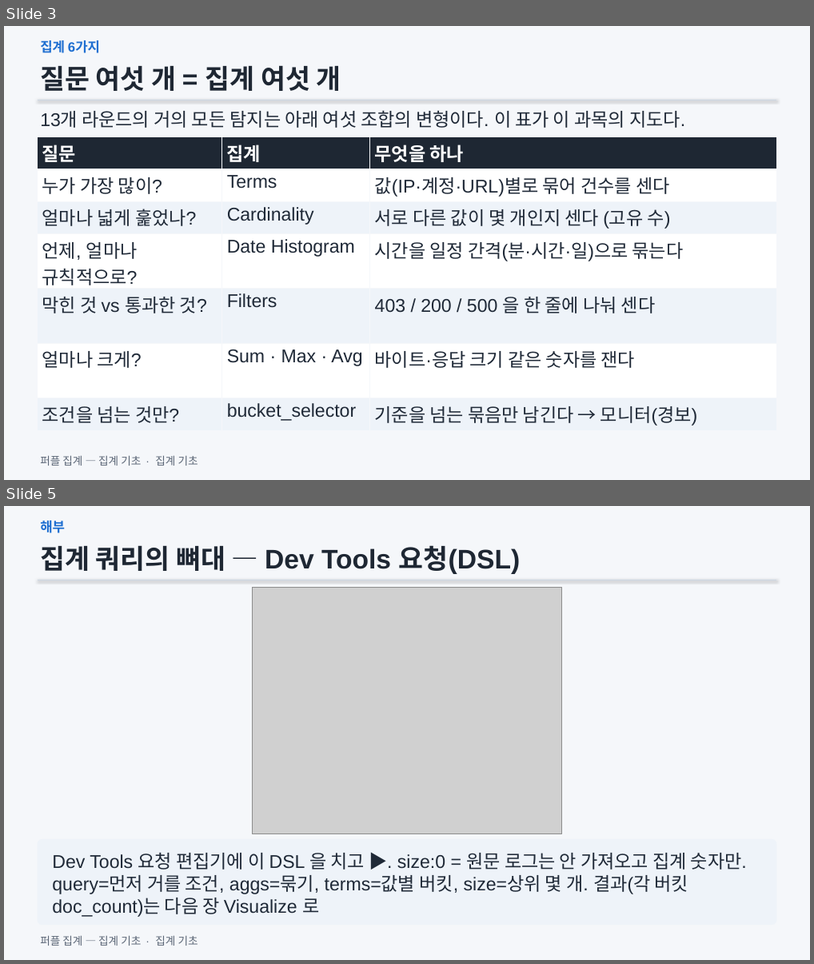
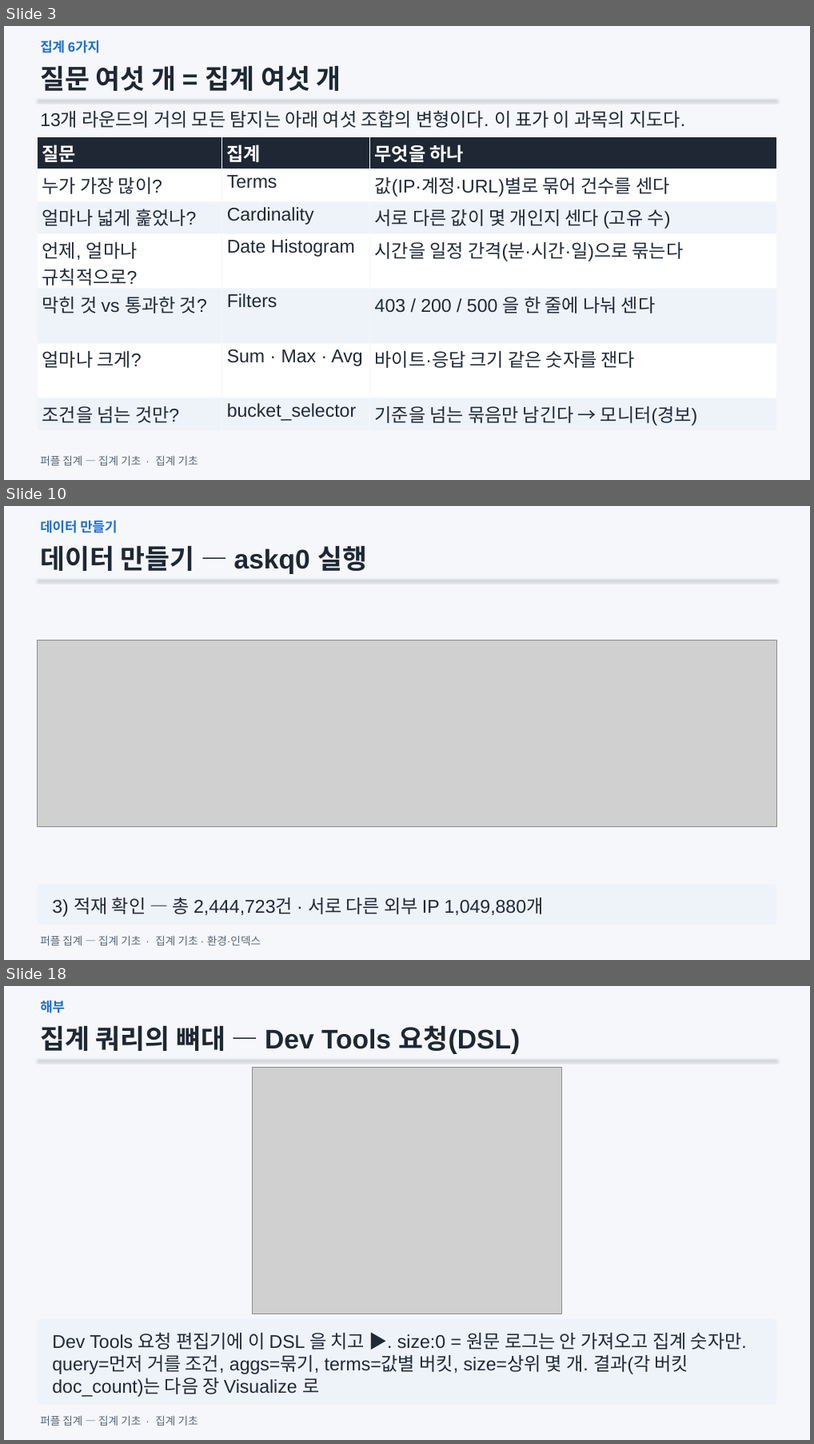
Before and after one commit to mrgrit/hack_ir_with_wazuh, a slide deck: slides/Module02_집계기초.pptx. Shown one above the other, each under a label of ours: slides 3 and 5 before the commit, slides 3, 10 and 18 after it; the slides between them are not shown. The pictures are 814x964 and 814x1444 pixels, drawn with LibreOffice and Linux fonts; fonts in the diff are those of the drawing; grey boxes stand for pictures. Boxes give left, top, right and bottom in pixels: in the first picture for what was removed or moved away, otherwise in the second. Text is boxed around its words. In the diff, an @@ line names an element or a change of style, - is before the commit and + after.

```diff
--- a/slides/Module02_집계기초.pptx
+++ b/slides/Module02_집계기초.pptx
@@ slide 10 added at bbox=[4, 506, 810, 960], background #F5F7FA @@
@@ text added at bbox=[40, 520, 117, 533], 16 pt, text #1F6FD1, bold @@
+데이터 만들기
@@ text added at bbox=[40, 545, 367, 574], 32 pt, text #1E2733, bold @@
+데이터 만들기 — askq0 실행
@@ line added from (38, 580) to (777, 580), #CBD5E1 1.25 pt @@
@@ picture added at bbox=[38, 640, 777, 827] @@
@@ rounded rectangle added at bbox=[38, 884, 777, 924], fill #EEF3F9 @@
@@ text added at bbox=[52, 896, 544, 916], 22 pt, text #1F2937 @@
+3) 적재 확인 — 총 2,444,723건 · 서로 다른 외부 IP 1,049,880개
@@ text added at bbox=[40, 935, 261, 945], 13 pt, text #5B6676 @@
+퍼플 집계 — 집계 기초 · 집계 기초 · 환경·인덱스
@@ what was slide 5 is now slide 18 @@
```
Also in this commit, not shown: 1 slide changed, 12 other slides added, 3 other files.
